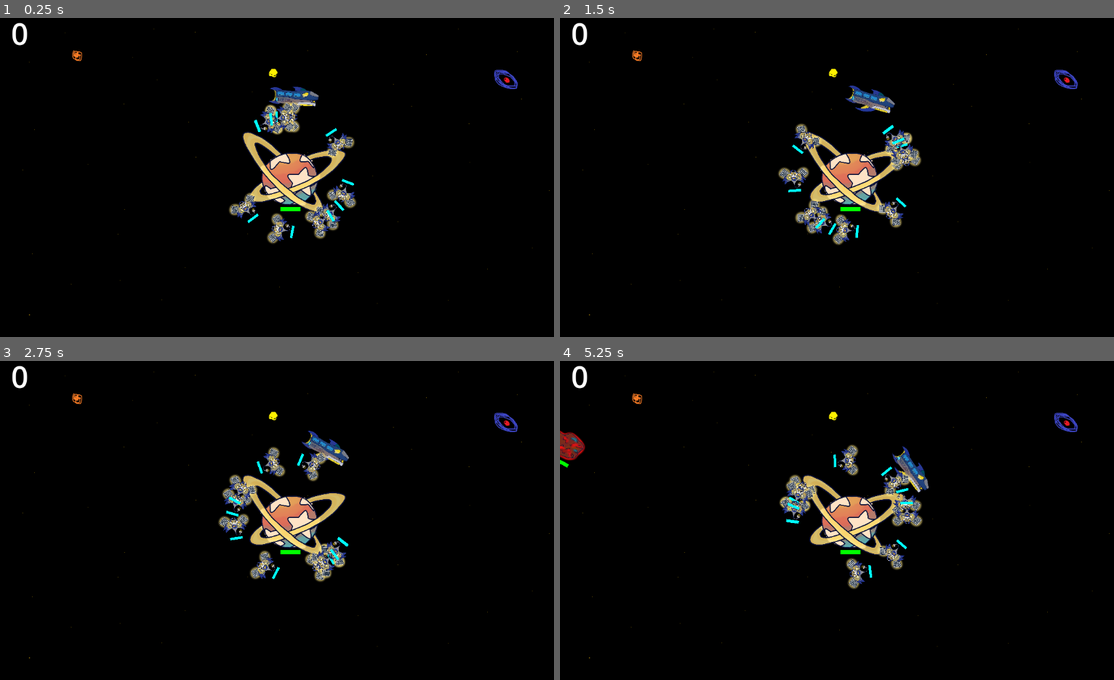
Above: before the commit, frames 1-4 (two rows, left to right).
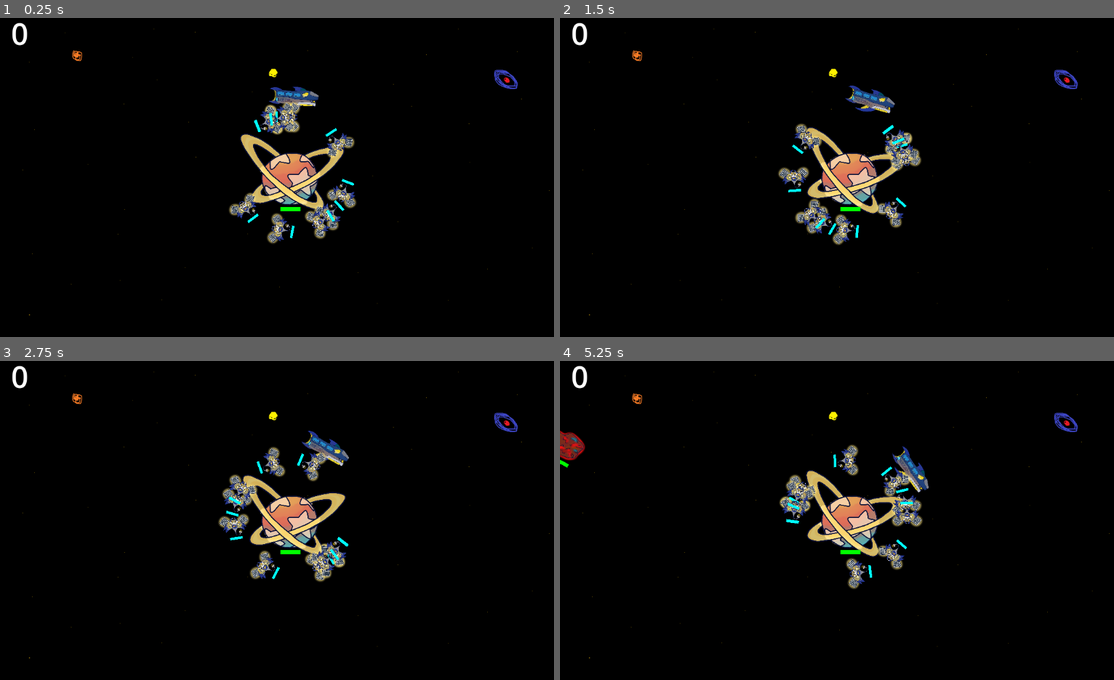
Above: after the commit, the same moments.

Repository: Swimnato/BYU-Game-Jam-2024
Game: Godot game, scene res://scenes/Main Scene.tscn
The game is run twice, just before and just after one commit, with the same random seed, the same clock (stepped at 60 frames per second) and the same inputs.
Inputs (mouse positions are in pixels of both pictures, inside the frame that each line leads up to):
- Up to frame 1 (0.25 s): no input
- Up to frame 2 (1.5 s): move the mouse to (975, 158) at 0.52 s; click (975, 158) at 0.67 s; move the mouse to (731, 190) at 1.27 s; click (731, 190) at 1.42 s
- Up to frame 3 (2.75 s): move the mouse to (349, 443) at 2.02 s; click (349, 443) at 2.17 s
- Up to frame 4 (5.25 s): move the mouse to (820, 581) at 2.77 s; click (820, 581) at 2.92 s; move the mouse to (1025, 565) at 3.52 s; click (1025, 565) at 3.67 s; move the mouse to (676, 469) at 4.27 s; click (676, 469) at 4.42 s; move the mouse to (881, 517) at 5.02 s; click (881, 517) at 5.17 s

The runs differ from the first frame. In frame 1, 1.1% of the frame differs, in the area x 43-63%, y 35-61%; in frame 2, 1.3%; in frame 3, 0.3%; in frame 4, 1.3%, in the area x 43-63%, y 34-62%.

Commit message:
added planet animation

Diff:
--- a/game-jam-2024/scripts/planet_dev_art.gd
+++ b/game-jam-2024/scripts/planet_dev_art.gd
@@ -6,6 +6,16 @@
 
 @onready var healthBar = $Status_Bars;
 @onready var asteroids = $"../asteroidController".asteroids;
+
+var planet_broken = preload("res://art/planet_megabroken.png");
+var planet_hurt = preload("res://art/planet_hurt.png");
+var planet_flashing = preload("res://art/planet_healthy_flash.png");
+var planet_idle = [preload("res://art/planet_healthy_1.png"), preload("res://art/planet_healthy_2.png"), preload("res://art/planet_healthy_3.png"), preload("res://art/planet_healthy_2.png")];
+var currentFrame = 0;
+@export var timeForEachFrame = .5;
+var timeSinceLastFrameChange = 0;
+var lastFlash = 0;
+var rotationsForFlash = 7;
 
 # Called when the node enters the scene tree for the first time.
 func _ready() -> void:
@@ -20,6 +30,24 @@
 # Called every frame. 'delta' is the elapsed time since the previous frame.
 func _process(delta: float) -> void:
 	healthBar.setCurrentHealth(current_hp);
+	if(current_hp > max_hp/3*2):
+		timeSinceLastFrameChange += delta;
+		if(timeSinceLastFrameChange > timeForEachFrame):
+			timeSinceLastFrameChange = 0;
+			currentFrame += 1;
+			if(currentFrame >= planet_idle.size()):
+				currentFrame = 0;
+			if(currentFrame % 2 == 1):
+				lastFlash += 1;
+		if(lastFlash >= rotationsForFlash):
+			texture = planet_flashing;
+			lastFlash = 0;
+		else:
+			texture = planet_idle[currentFrame];
+	elif(current_hp > max_hp/3):
+		texture = planet_hurt;
+	else:
+		texture = planet_broken;
 	#pass
 
 func _on_area_2d_area_entered(area: Area2D) -> void:
